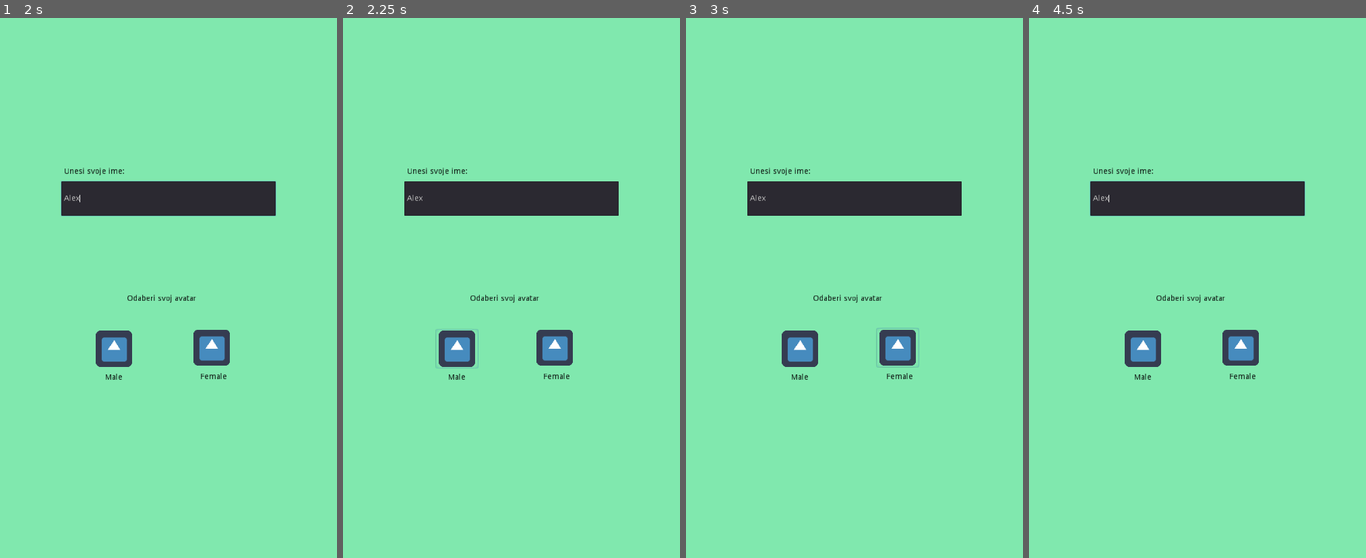
Above: before the commit, frames 1-4 (left to right).
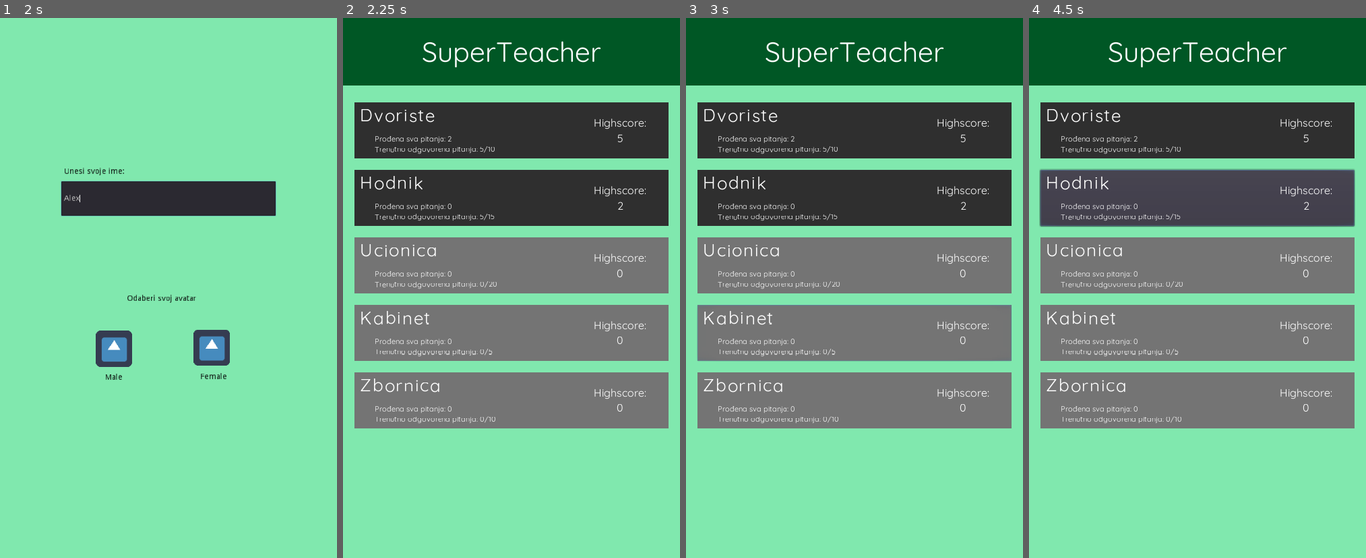
Above: after the commit, the same moments.

Repository: amalija-ramljak/superteacher
Game: Godot game, scene res://scenes/Entry.tscn
The game is run twice, just before and just after one commit, with the same random seed, the same clock (stepped at 60 frames per second) and the same inputs. The engine's default icon, where the game draws it, is replaced by a stand-in: a white triangle on a blue panel in a dark square.
Inputs (mouse positions are in pixels of both pictures, inside the frame that each line leads up to):
- Up to frame 1 (2 s): click "Play" at 0.5 s; click (168, 196) at 1.27 s; type "Alex" at 1.35 s
- Up to frame 2 (2.25 s): click "Male" at 2 s
- Up to frame 3 (3 s): click (898, 347) at 2.75 s, where only the run before the commit has a clickable "Female"
- Up to frame 4 (4.5 s): click (1197, 131) at 3.52 s; click (1197, 196) at 4.27 s

Frame 1 is identical in both runs. In frame 2, 57% of the frame differs, in the area x 0-100%, y 0-76%; in frame 3, 57%; in frame 4, 62%.

Commit message:
switching from PlayerCreation to LevelSelector

Diff:
--- a/Control.gd
+++ b/Control.gd
@@ -16,7 +16,6 @@
 #	pass
 
 var level_selector = preload("res://scenes/Main.tscn")
-var player_create = preload("res://scenes/PlayerCreation.tscn")
 
 func _on_Button_pressed():
 	var config = ConfigFile.new()
@@ -24,7 +23,7 @@
 	if err == OK:
 		get_tree().change_scene_to(level_selector)
 	else:
-		get_tree().change_scene_to(player_create)
+		get_tree().change_scene("res://scenes/PlayerCreation.tscn")
 
 func load(var path):
 	var file = File.new()
--- a/scenes/PlayerCreation.gd
+++ b/scenes/PlayerCreation.gd
@@ -20,3 +20,4 @@
 	config.set_value("player_data", "name", self.player_name)
 	config.set_value("player_data", "gender", gender)
 	config.save("user://settings.cfg")
+	get_tree().change_scene("res://scenes/Main.tscn")
